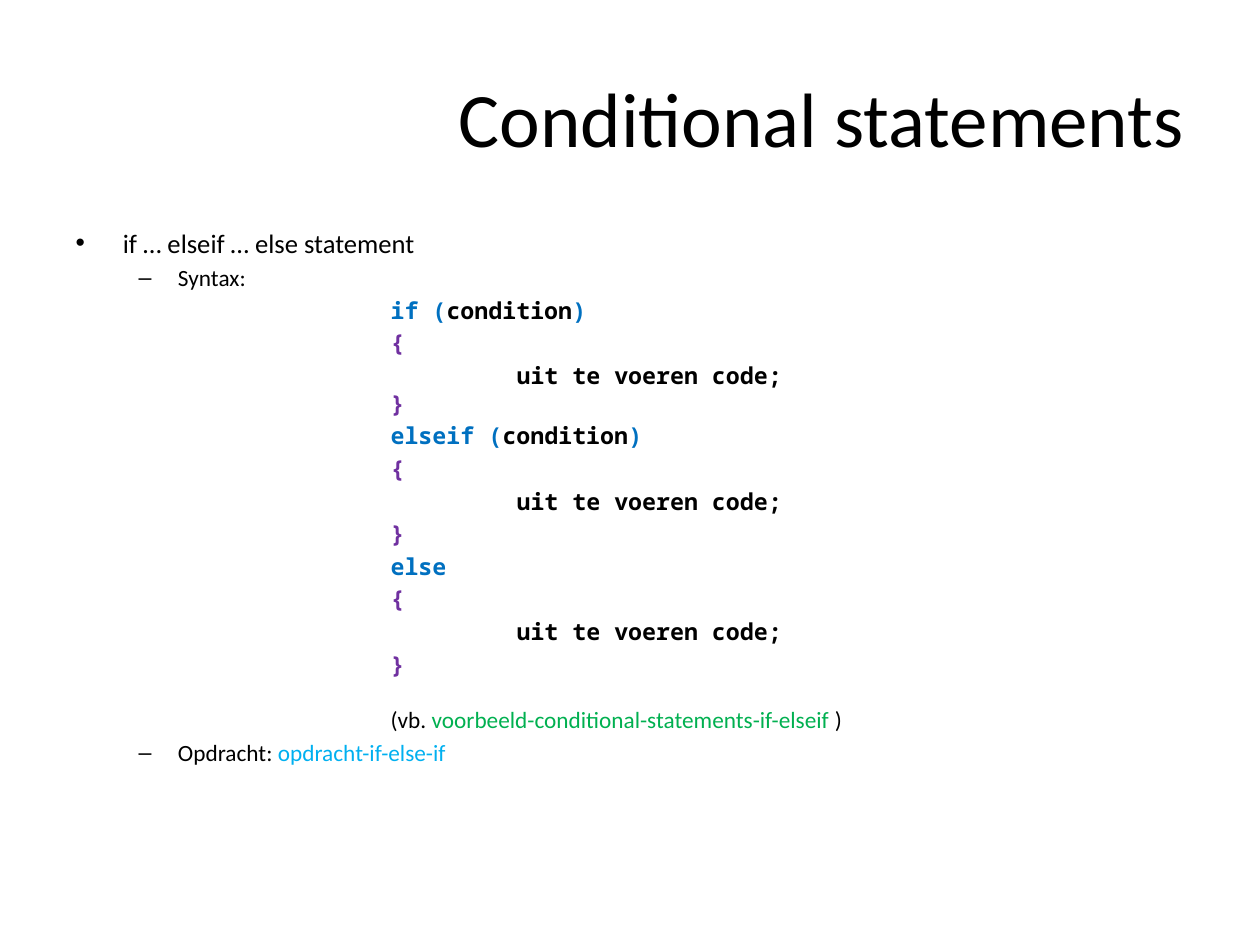
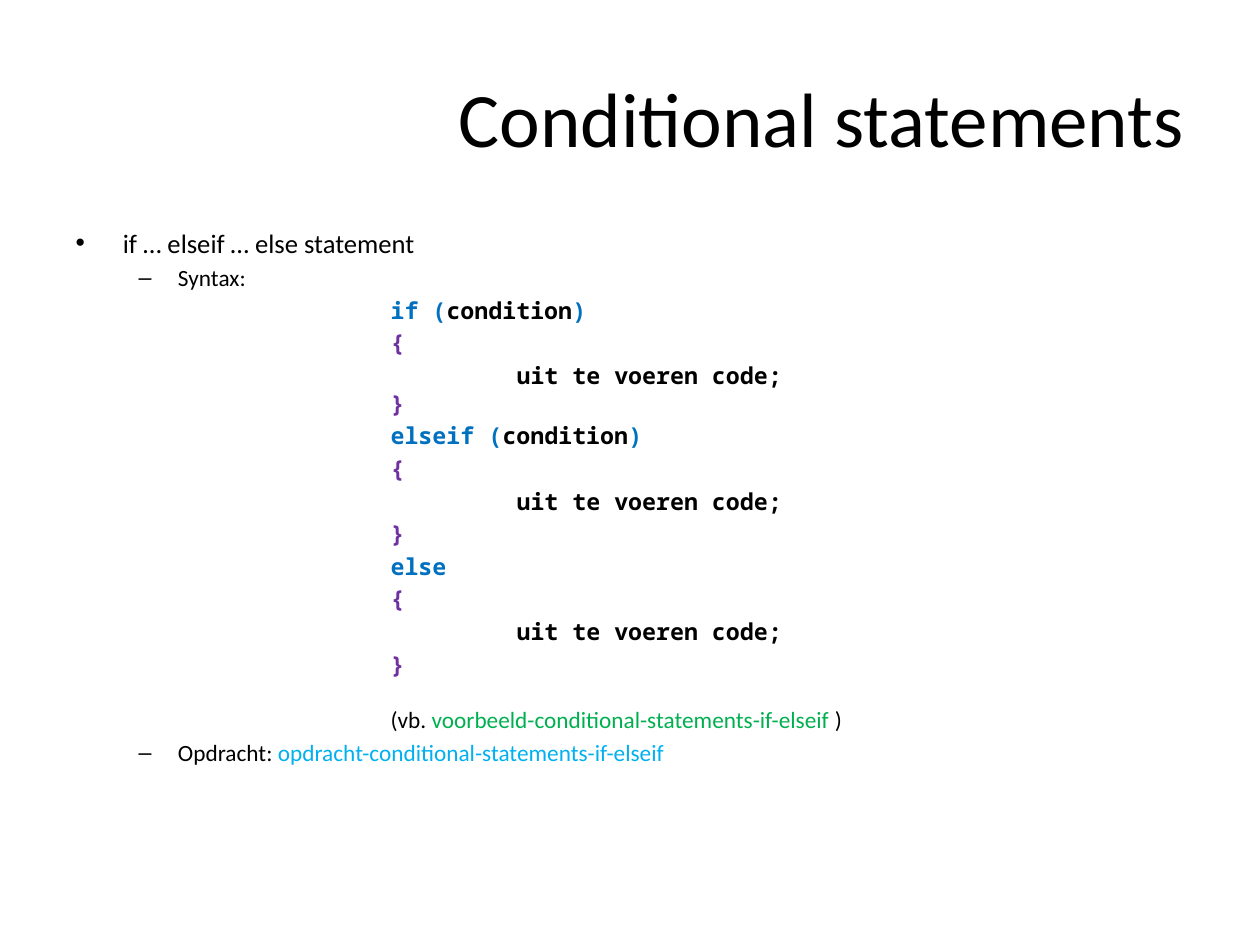
Before and after one commit to ajkea/web-backend-1, a slide deck: slide 51 of public/cursus/web-backend-cursus.pptx. Drawn at 1260x945 pixels with LibreOffice and Linux fonts; fonts in the diff are those of the drawing. Boxes give left, top, right and bottom in pixels: in the first picture for what was removed or moved away, otherwise in the second. Text is boxed around its words. In the diff, an @@ line names an element or a change of style, - is before the commit and + after.

Commit message:
change slides looping statements

```diff
--- a/public/cursus/web-backend-cursus.pptx
+++ b/public/cursus/web-backend-cursus.pptx
@@ text at (x1=178, y1=745, x2=664, y2=765): text changed @@
-  – Opdracht: opdracht-if-else-if
+  – Opdracht: opdracht-conditional-statements-if-elseif
```
Also in this commit, not shown: 6 other slides changed, 1 other file.
